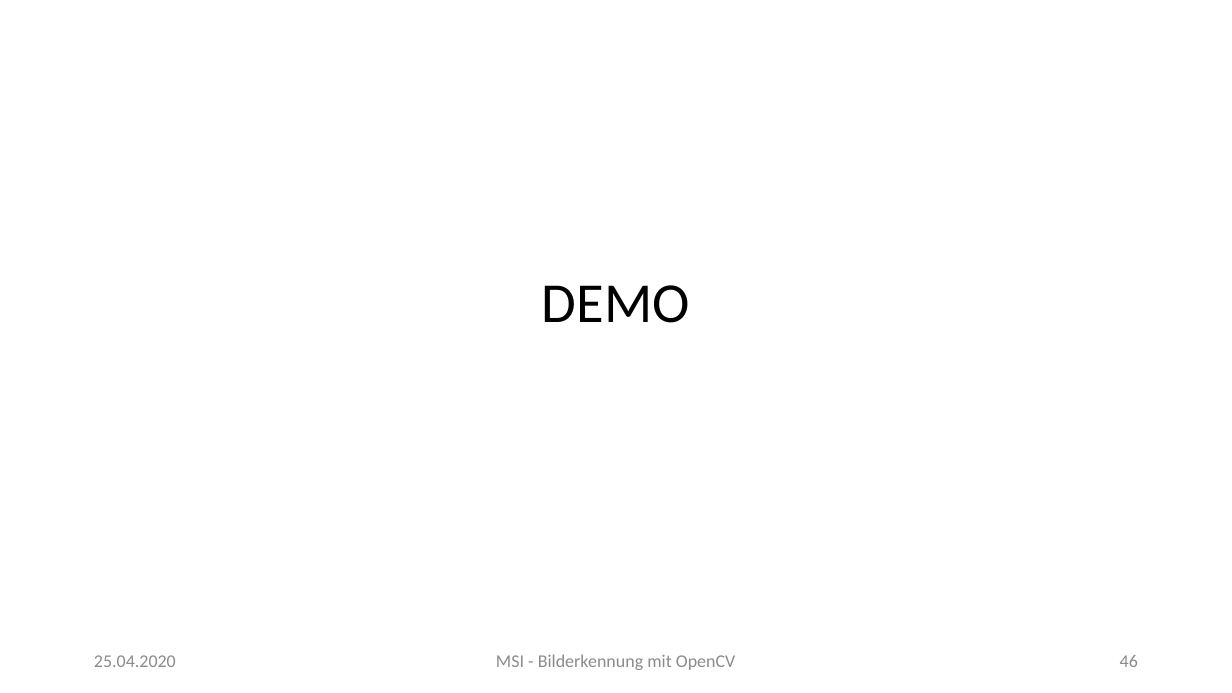
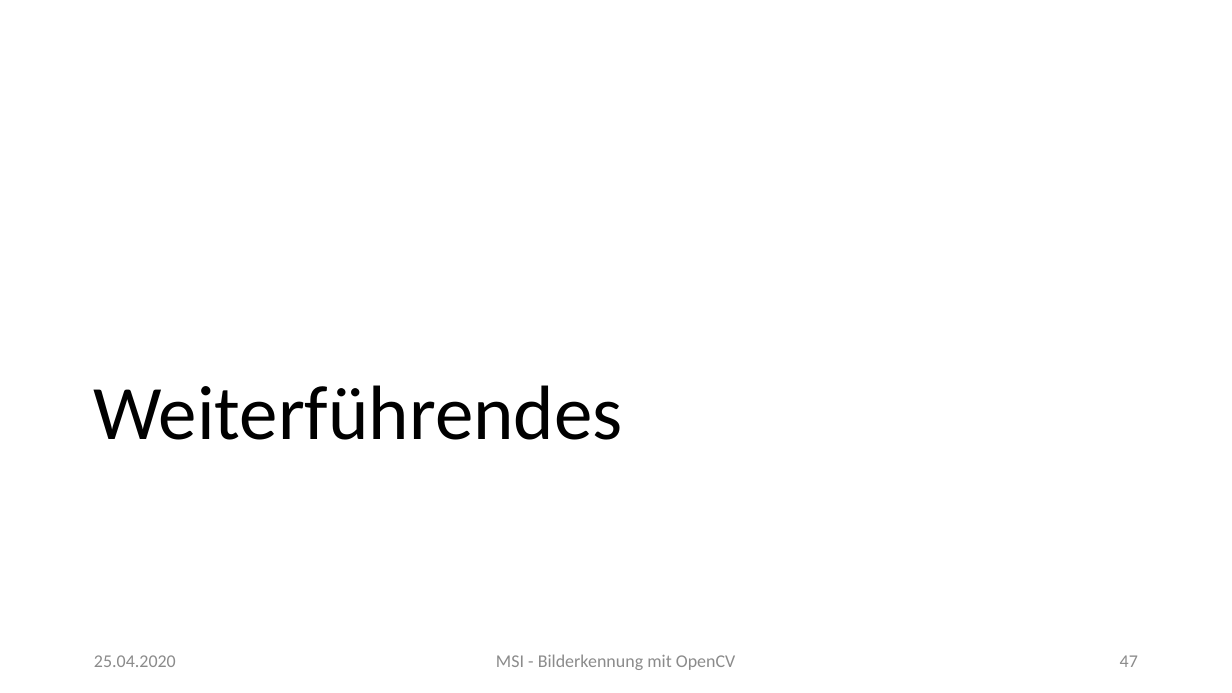
Before and after one commit to MarkusClln/MSI, a slide deck: slide 47 of Bilderkennung mit OpenCV.pptx (slide 46 before the commit). Drawn at 1232x693 pixels with LibreOffice and Linux fonts; fonts in the diff are those of the drawing. Boxes give left, top, right and bottom in pixels: in the first picture for what was removed or moved away, otherwise in the second. Text is boxed around its words. In the diff, an @@ line names an element or a change of style, - is before the commit and + after.

```diff
--- a/Bilderkennung mit OpenCV.pptx
+++ b/Bilderkennung mit OpenCV.pptx
@@ title removed at (x1=542, y1=285, x2=690, y2=323) @@
-DEMO
@@ title added at (x1=93, y1=385, x2=622, y2=440), 60 pt, text #000000 @@
+Weiterführendes
@@ page number at (x1=1120, y1=655, x2=1138, y2=667): text changed @@
-46
+47
```
Also in this commit, not shown: 6 other slides changed, 2 slides removed, 7 other files.
